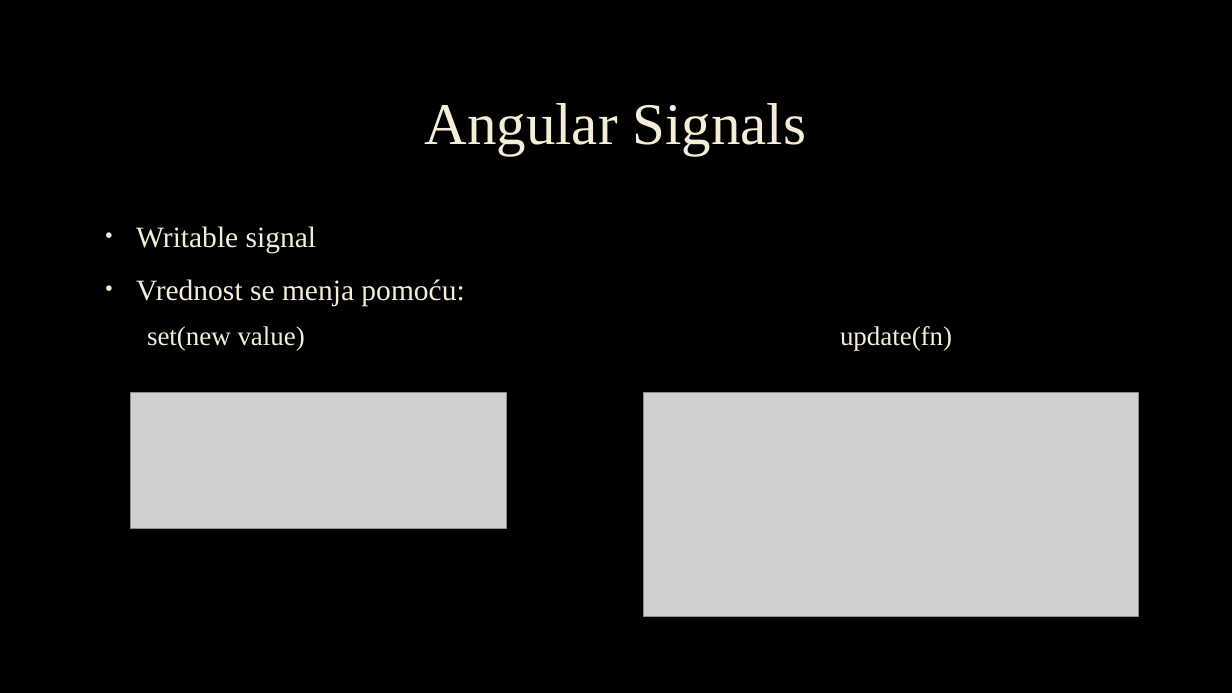
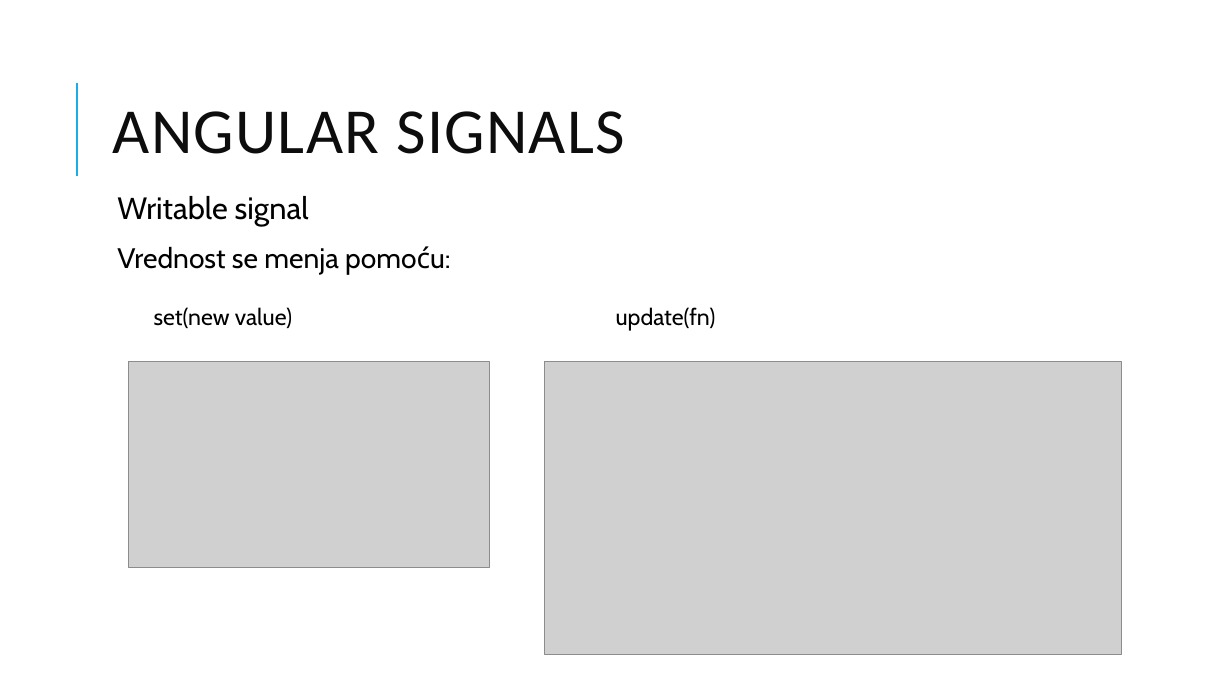
Before and after one commit to anitagolubovic/SignalsAndRxJs, a slide deck: slide 12 of Signali I RxJS.pptx. Drawn at 1232x693 pixels with LibreOffice and Linux fonts; fonts in the diff are those of the drawing; grey boxes stand for pictures; background and template pictures are left out. Boxes give left, top, right and bottom in pixels: in the first picture for what was removed or moved away, otherwise in the second. Text is boxed around its words. In the diff, an @@ line names an element or a change of style, - is before the commit and + after.

```diff
--- a/Signali I RxJS.pptx
+++ b/Signali I RxJS.pptx
@@ background picture (left out) to #FFFFFF @@
@@ line added from (77, 176) to (77, 83), #1CADE4 1.5 pt @@
@@ title at bbox=[113, 111, 625, 154]: text changed; size 46 to 50 pt; font Times New Roman to Calibri; text colour #F4EDD8 to #0D0D0D @@
-Angular Signals
+ANGULAR SIGNALS
@@ text "Writable signal": place and size @@
-text "Writable signal" at bbox=[136, 226, 952, 351]
+text "Writable signal" at bbox=[117, 196, 716, 331]
@@ text "Writable signal" at bbox=[117, 196, 716, 331]: size 23 to 24 pt in "Writable signal"; font Times New Roman to Cabin, text colour #F4EDD8 to #000000, letter outline #404040 0.75 pt to none; size 23 to 22 pt in "Vrednost se menja pomoću:"; size 21 to 18 pt in "set(new value) update(fn)"; bullet • to  ; line spacing 1.1 to 0.9; more space between paragraphs; bullet colour #F4EDD8 to #1CADE4; line spacing 1 to 0.9; less space between paragraphs @@
@@ picture: place and size @@
-picture at bbox=[131, 393, 506, 529]
+picture at bbox=[128, 362, 490, 568]
@@ picture: place and size @@
-picture at bbox=[644, 393, 1140, 616]
+picture at bbox=[544, 362, 1122, 655]
```
Also in this commit, not shown: 15 other slides changed, 3 slides added, 1 slide removed, 2 other files.
